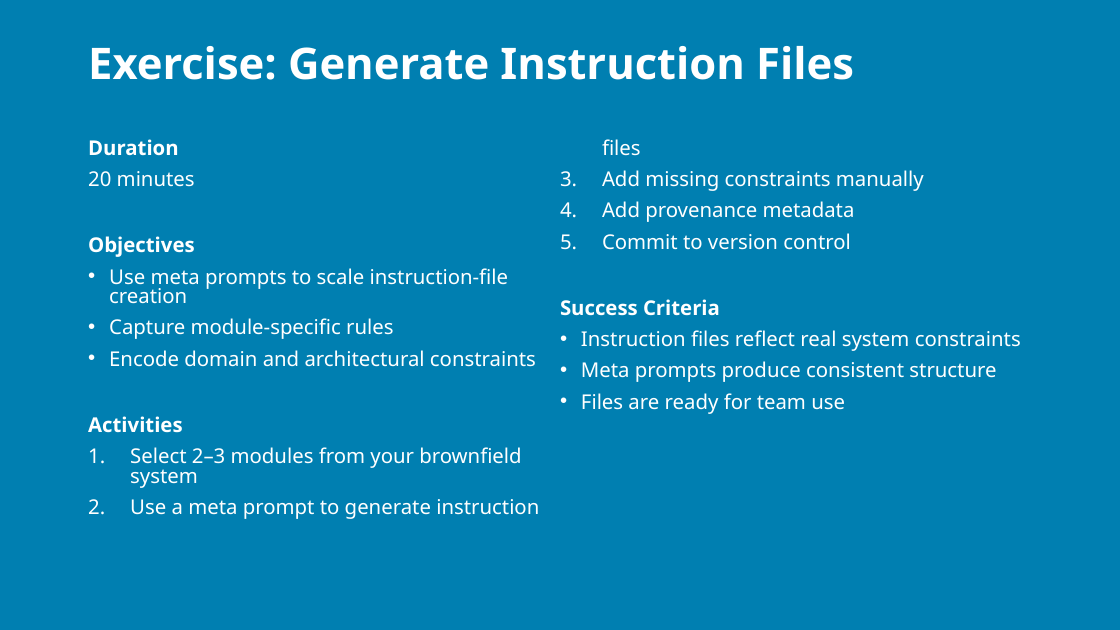
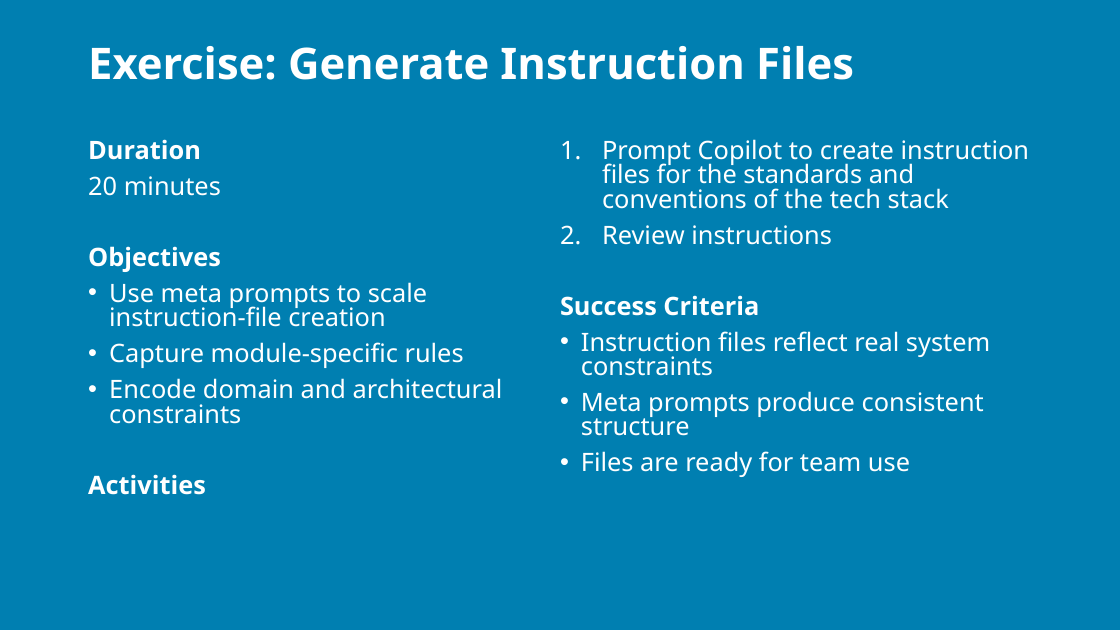
Before and after one commit to j0hnnymiller/AI-Assisted-Software-Development, a slide deck: slide 60 of Slides/AIABSD-2-day-brownfield.pptx (slide 58 before the commit). Drawn at 1120x630 pixels with LibreOffice and Linux fonts; fonts in the diff are those of the drawing; background and template pictures are left out. Boxes give left, top, right and bottom in pixels: in the first picture for what was removed or moved away, otherwise in the second. Text is boxed around its words. In the diff, an @@ line names an element or a change of style, - is before the commit and + after.

```diff
--- a/Slides/AIABSD-2-day-brownfield.pptx
+++ b/Slides/AIABSD-2-day-brownfield.pptx
@@ text at [88, 139, 990, 495]: size 13.1 to 16.3 pt in "Duration", "20 minutes", "Objectives", "Use meta prompts to scale instruction‑file creation" and 7 more places @@
@@ text at [602, 139, 1029, 245]: text changed; size 13.1 to 16.3 pt @@
-1. Select 2–3 modules from your brownfield system
-2. Use a meta prompt to generate instruction files
-3. Add missing constraints manually
-4. Add provenance metadata
-5. Commit to version control
+1. Prompt Copilot to create instruction files for the standards and conventions of the tech stack
+2. Review instructions
```
Also in this commit, not shown: 23 other slides changed, 3 slides added, 11 other files.
